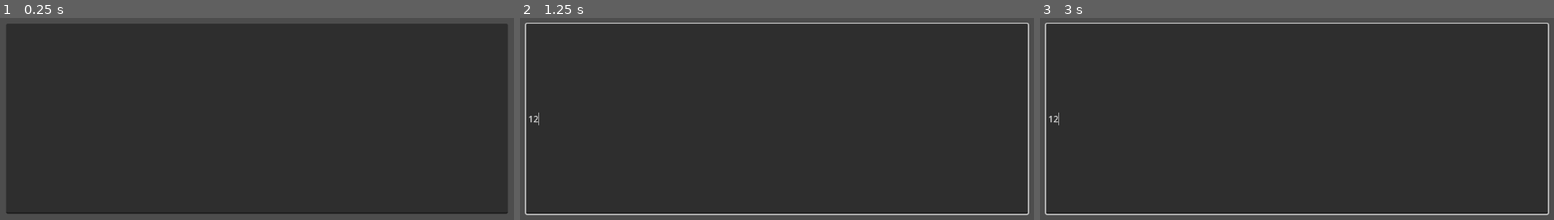
Above: before the commit, frames 1-3 (left to right).
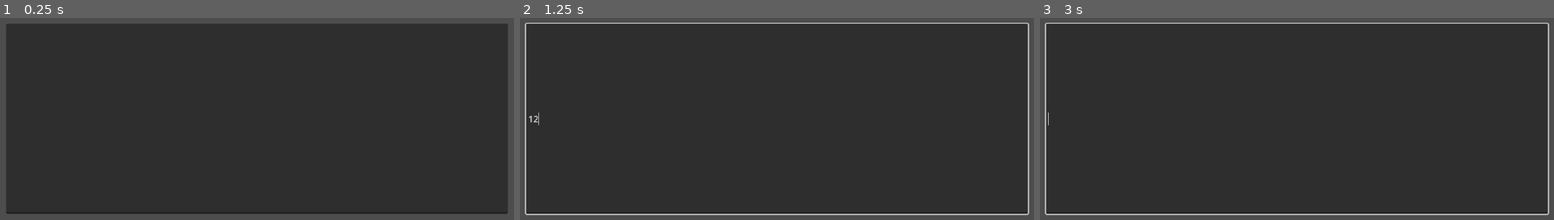
Above: after the commit, the same moments.

Repository: Davidps255/code-breaker
Game: Godot game, scene res://Workspaces/Eli.tscn
Two runs of this game, one before a commit and one after it. Both use one fixed random seed, a clock stepped at 60 frames per second and the inputs below.
Inputs (mouse positions are in pixels of both pictures, inside the frame that each line leads up to):
- Up to frame 1 (0.25 s): no input
- Up to frame 2 (1.25 s): click (777, 119) at 0.52 s; type "12" at 0.6 s
- Up to frame 3 (3 s): tap Enter at 1.25, 2.75 s; tap Space at 2 s

Frames 1-2 are identical in both runs. In frame 3, less than 0.1% of the frame differs, in the area x 1-4%, y 46-54%.

Commit message:
did basic "received_command" logic

Diff:
--- a/new-game-project/Workspaces/Eli.tscn
+++ b/new-game-project/Workspaces/Eli.tscn
@@ -1,9 +1,15 @@
 [gd_scene format=3 uid="uid://dpk8ug86agfcy"]
+
+[ext_resource type="Script" uid="uid://clbwjn4vp184c" path="res://scripts/command_line.gd" id="1_nq3dx"]
 
 [node name="Eli" type="Node3D" unique_id=1779811429]
 
-[node name="LineEdit" type="LineEdit" parent="." unique_id=1898959036]
+[node name="LineEdit" type="LineEdit" parent="." unique_id=1898959036 node_paths=PackedStringArray("line_edit")]
 offset_left = 60.0
 offset_top = 22.0
 offset_right = 968.0
 offset_bottom = 367.0
+script = ExtResource("1_nq3dx")
+line_edit = NodePath(".")
+
+[connection signal="text_submitted" from="LineEdit" to="LineEdit" method="received_command"]
--- a/new-game-project/scripts/command_line.gd
+++ b/new-game-project/scripts/command_line.gd
@@ -1,11 +1,30 @@
 extends Node
+class_name CommandLine
+
+@export var line_edit: LineEdit
+
+# returns true if "valid" command
+func received_command(input: String):
+	if input.contains("/") and input.contains("@"):
+		# general formatting
+		input = input.remove_chars(" ") #removes spaces
+		input = input.to_lower() #to lowercase
 
 
-# Called when the node enters the scene tree for the first time.
-func _ready() -> void:
-	pass # Replace with function body.
+		# separating arguments
+		var slash = input.find("/") #index of slash
+		var at = input.find("@") #index of at symbol
 
+		var object = input.substr(0, slash)
+		var action = input.substr(
+			slash + 1,
+			at - object.length() - 1)
+		var location = input.substr(at + 1)
 
-# Called every frame. 'delta' is the elapsed time since the previous frame.
-func _process(delta: float) -> void:
-	pass
+		print(object)
+		print(action)
+		print(location)
+	else:
+		print("invalid command")
+
+	line_edit.text = "" #clears command after execution
